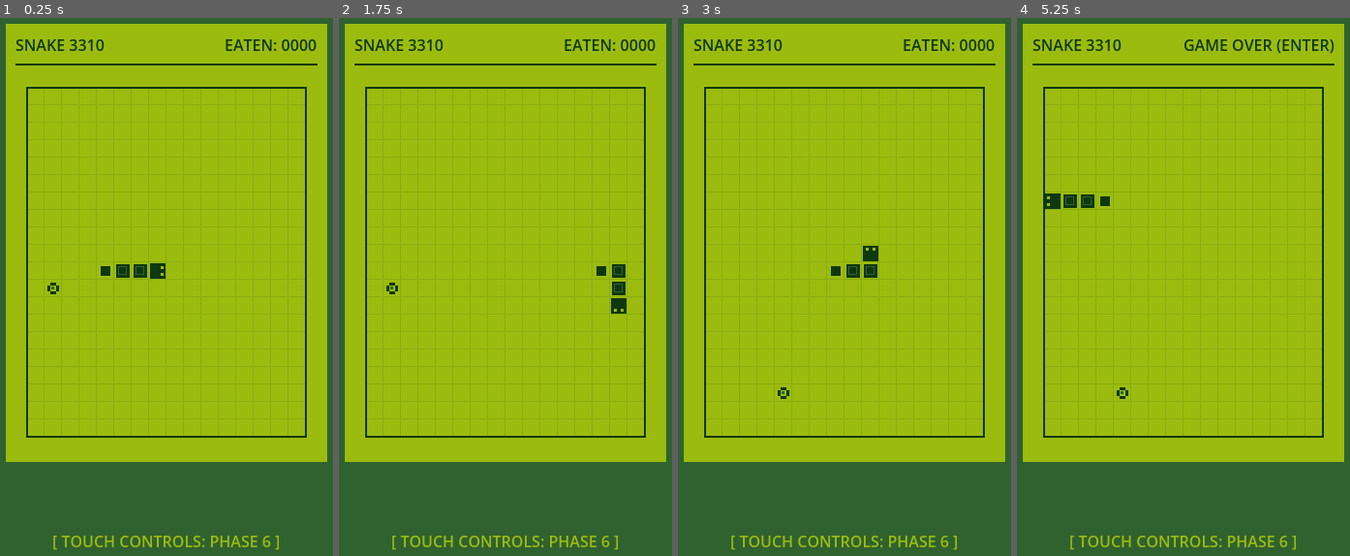
Above: before the commit, frames 1-4 (left to right).
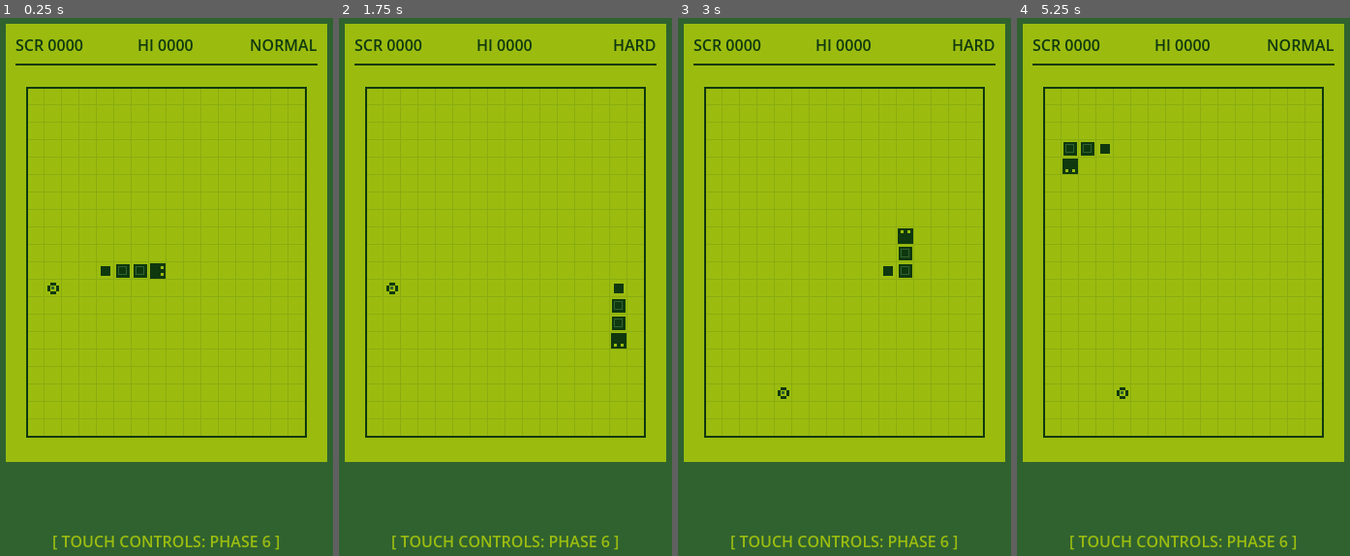
Above: after the commit, the same moments.

Repository: wiwiwinter/snake-3310-game
Game: Godot game, scene res://scenes/main/main.tscn
Two runs of this game, one before a commit and one after it. Both use one fixed random seed, a clock stepped at 60 frames per second and the inputs below.
Inputs:
- Up to frame 1 (0.25 s): no input
- Up to frame 2 (1.75 s): tap Enter (ui_accept) at 0.5, 0.77, 1.07, 1.52 s; hold Right (move_right) 0.53-1.28 s; tap 1 at 0.6 s; tap 2 at 0.8, 1.35 s; hold Down (move_down) from 1.28 s (still down); tap 3 at 1.55 s
- Up to frame 3 (3 s): tap Enter (ui_accept) at 1.82 s; release Down (move_down) at 2.03 s; hold Right (move_right) 2.03-2.78 s; tap 3 at 2.1 s; tap R at 2.3, 2.85 s; hold Up (move_up) from 2.78 s (still down)
- Up to frame 4 (5.25 s): tap Enter (ui_accept) at 3.02, 3.05, 3.32, 4.52, 4.82 s; release Up (move_up) at 3.53 s; hold Enter (ui_accept) 3.53-4.28 s; hold Left (move_left) 3.53-5.03 s; tap 1 at 3.8, 4.35 s; tap 2 at 4.55, 5.1 s; hold Down (move_down) from 5.03 s (still down)

The runs differ from the first frame. In frame 1, 0.9% of the frame differs, in the area x 7-96%, y 3-7%; in frame 2, 1.3%; in frame 3, 1.6%; in frame 4, 1.7%, in the area x 7-96%, y 3-36%.

Commit message:
feat(scoring): complete Phase 5 scoring, high-score persistence, and difficulty tiers

Diff:
--- a/scenes/game/game_scene.tscn
+++ b/scenes/game/game_scene.tscn
@@ -58,18 +58,29 @@
 
 [node name="HudBar" type="HBoxContainer" parent="SafeMargin/MainColumn/LcdFrame/LcdPadding/LcdLayout"]
 layout_mode = 2
-
-[node name="TitleLabel" type="Label" parent="SafeMargin/MainColumn/LcdFrame/LcdPadding/LcdLayout/HudBar"]
-layout_mode = 2
-size_flags_horizontal = 3
-theme_override_colors/font_color = Color(0.0588235, 0.219608, 0.0588235, 1)
-text = "SNAKE 3310"
+theme_override_constants/separation = 8
 
 [node name="ScoreLabel" type="Label" parent="SafeMargin/MainColumn/LcdFrame/LcdPadding/LcdLayout/HudBar"]
 unique_name_in_owner = true
 layout_mode = 2
+size_flags_horizontal = 3
 theme_override_colors/font_color = Color(0.0588235, 0.219608, 0.0588235, 1)
-text = "SCORE: 0000"
+text = "SCR 0000"
+
+[node name="HighScoreLabel" type="Label" parent="SafeMargin/MainColumn/LcdFrame/LcdPadding/LcdLayout/HudBar"]
+unique_name_in_owner = true
+layout_mode = 2
+size_flags_horizontal = 3
+theme_override_colors/font_color = Color(0.0588235, 0.219608, 0.0588235, 1)
+text = "HI 0000"
+horizontal_alignment = 1
+
+[node name="DifficultyLabel" type="Label" parent="SafeMargin/MainColumn/LcdFrame/LcdPadding/LcdLayout/HudBar"]
+unique_name_in_owner = true
+layout_mode = 2
+size_flags_horizontal = 3
+theme_override_colors/font_color = Color(0.0588235, 0.219608, 0.0588235, 1)
+text = "NORMAL"
 horizontal_alignment = 2
 
 [node name="HudDivider" type="ColorRect" parent="SafeMargin/MainColumn/LcdFrame/LcdPadding/LcdLayout"]
--- a/scripts/core/game_config.gd
+++ b/scripts/core/game_config.gd
@@ -14,8 +14,30 @@
 const CELL_SIZE: int = 18
 
 # Movement timing and input buffering
-const DEFAULT_MOVE_INTERVAL: float = 0.16
+const DEFAULT_MOVE_INTERVAL: float = 0.15
 const MAX_INPUT_QUEUE_SIZE: int = 2
+
+# Scoring & difficulty settings
+enum Difficulty {
+	EASY,
+	NORMAL,
+	HARD,
+}
+
+const POINTS_PER_FOOD: int = 10
+const SAVE_FILE_PATH: String = "user://snake3310_save.cfg"
+
+const DIFFICULTY_INTERVALS: Dictionary = {
+	Difficulty.EASY: 0.22,
+	Difficulty.NORMAL: 0.15,
+	Difficulty.HARD: 0.095,
+}
+
+const DIFFICULTY_NAMES: Dictionary = {
+	Difficulty.EASY: "EASY",
+	Difficulty.NORMAL: "NORMAL",
+	Difficulty.HARD: "HARD",
+}
 
 # Default initial placement for Phase 2 rendering & new game resets
 const INITIAL_SNAKE_CELLS: Array[Vector2i] = [
@@ -26,3 +48,11 @@
 ]
 const INITIAL_DIRECTION := Vector2i.RIGHT
 const INITIAL_FOOD_CELL := Vector2i(11, 10)
+
+
+static func get_move_interval(difficulty: Difficulty) -> float:
+	return float(DIFFICULTY_INTERVALS.get(difficulty, DEFAULT_MOVE_INTERVAL))
+
+
+static func get_difficulty_name(difficulty: Difficulty) -> String:
+	return str(DIFFICULTY_NAMES.get(difficulty, "NORMAL"))
--- a/scripts/gameplay/game_scene.gd
+++ b/scripts/gameplay/game_scene.gd
@@ -1,12 +1,15 @@
 class_name GameScene
 extends Control
-## Main game scene hosting the monochrome LCD frame, HUD strip, BoardRenderer, and gameplay loop.
+## Main game scene hosting the monochrome LCD frame, HUD strip, BoardRenderer, scoring, and gameplay loop.
 
 @onready var board_renderer: BoardRenderer = %BoardRenderer
 @onready var score_label: Label = %ScoreLabel
+@onready var high_score_label: Label = %HighScoreLabel
+@onready var difficulty_label: Label = %DifficultyLabel
 
 var grid: GridSystem
 var session: SnakeGameSession
+var score_manager: ScoreManager
 var move_interval: float = GameConfig.DEFAULT_MOVE_INTERVAL
 var _move_accumulator: float = 0.0
 
@@ -17,6 +20,8 @@
 		GameConfig.GRID_ROWS,
 		GameConfig.CELL_SIZE
 	)
+	score_manager = ScoreManager.new()
+	move_interval = score_manager.get_move_interval()
 	session = SnakeGameSession.new(grid, false)
 	board_renderer.set_grid(grid)
 	_sync_view()
@@ -25,6 +30,18 @@
 func _unhandled_input(event: InputEvent) -> void:
 	if session == null:
 		return
+
+	# shortcut: temporary 1/2/3 desktop keys to test difficulty speeds before Phase 6 Settings UI.
+	if event is InputEventKey and event.pressed and not event.echo:
+		if event.keycode == KEY_1:
+			set_difficulty(GameConfig.Difficulty.EASY)
+			return
+		elif event.keycode == KEY_2:
+			set_difficulty(GameConfig.Difficulty.NORMAL)
+			return
+		elif event.keycode == KEY_3:
+			set_difficulty(GameConfig.Difficulty.HARD)
+			return
 
 	if session.state == SnakeGameSession.State.GAME_OVER:
 		if event.is_action_pressed("ui_accept") or (event is InputEventKey and event.pressed and not event.echo and event.keycode == KEY_R):
@@ -50,6 +67,8 @@
 	while _move_accumulator >= move_interval:
 		_move_accumulator -= move_interval
 		var result: SnakeGameSession.TickResult = session.tick()
+		if result == SnakeGameSession.TickResult.ATE_FOOD or result == SnakeGameSession.TickResult.BOARD_CLEARED:
+			score_manager.add_points()
 		_sync_view(result)
 		if session.state != SnakeGameSession.State.PLAYING:
 			break
@@ -61,21 +80,31 @@
 	return session.request_direction(new_direction)
 
 
+func set_difficulty(new_difficulty: GameConfig.Difficulty) -> void:
+	if score_manager == null:
+		return
+	score_manager.set_difficulty(new_difficulty)
+	move_interval = score_manager.get_move_interval()
+	_sync_view()
+
+
 func restart_game() -> void:
 	_move_accumulator = 0.0
+	score_manager.reset_score()
 	session.reset(session.wrap_walls, true)
 	_sync_view()
 
 
 func _sync_view(last_result: SnakeGameSession.TickResult = SnakeGameSession.TickResult.NONE) -> void:
+	if session == null or score_manager == null or board_renderer == null:
+		return
 	board_renderer.set_snake_cells(session.snake.segments, session.snake.direction)
 	board_renderer.set_food_cell(session.food_cell)
 
+	high_score_label.text = "HI %04d" % score_manager.high_score
 	if session.state == SnakeGameSession.State.GAME_OVER:
-		if last_result == SnakeGameSession.TickResult.BOARD_CLEARED:
-			score_label.text = "YOU WIN! (ENTER)"
-		else:
-			score_label.text = "GAME OVER (ENTER)"
+		score_label.text = "SCR %04d" % score_manager.current_score
+		difficulty_label.text = "WIN! [R]" if last_result == SnakeGameSession.TickResult.BOARD_CLEARED else "OVER [R]"
 	else:
-		# shortcut: Phase 5 replaces raw food count with full scoring and high-score persistence.
-		score_label.text = "EATEN: %04d" % session.food_eaten
+		score_label.text = "SCR %04d" % score_manager.current_score
+		difficulty_label.text = GameConfig.get_difficulty_name(score_manager.difficulty)
--- /dev/null
+++ b/scripts/managers/score_manager.gd
@@ -0,0 +1,89 @@
+class_name ScoreManager
+extends RefCounted
+## Tracks current score, persistent high scores (overall and per-difficulty), and difficulty selection.
+
+const SECTION_SCORES: String = "scores"
+const SECTION_SETTINGS: String = "settings"
+
+var save_path: String
+var current_score: int = 0
+var high_score: int = 0
+var difficulty: GameConfig.Difficulty = GameConfig.Difficulty.NORMAL
+var _difficulty_high_scores: Dictionary = {
+	GameConfig.Difficulty.EASY: 0,
+	GameConfig.Difficulty.NORMAL: 0,
+	GameConfig.Difficulty.HARD: 0,
+}
+
+
+func _init(p_save_path: String = GameConfig.SAVE_FILE_PATH) -> void:
+	save_path = p_save_path
+	load_data()
+
+
+func reset_score() -> void:
+	current_score = 0
+
+
+func add_points(points: int = GameConfig.POINTS_PER_FOOD) -> bool:
+	if points <= 0:
+		return false
+
+	current_score += points
+	var is_new_record: bool = false
+
+	var diff_best: int = get_high_score_for(difficulty)
+	if current_score > diff_best:
+		_difficulty_high_scores[difficulty] = current_score
+		is_new_record = true
+
+	if current_score > high_score:
+		high_score = current_score
+		is_new_record = true
+
+	if is_new_record:
+		save_data()
+
+	return is_new_record
+
+
+func set_difficulty(new_difficulty: GameConfig.Difficulty) -> void:
+	if new_difficulty not in GameConfig.DIFFICULTY_INTERVALS:
+		return
+	difficulty = new_difficulty
+	save_data()
+
+
+func get_move_interval() -> float:
+	return GameConfig.get_move_interval(difficulty)
+
+
+func get_high_score_for(diff: GameConfig.Difficulty) -> int:
+	return int(_difficulty_high_scores.get(diff, 0))
+
+
+func save_data() -> Error:
+	var config := ConfigFile.new()
+	config.set_value(SECTION_SCORES, "high_score", high_score)
+	config.set_value(SECTION_SCORES, "easy_high", get_high_score_for(GameConfig.Difficulty.EASY))
+	config.set_value(SECTION_SCORES, "normal_high", get_high_score_for(GameConfig.Difficulty.NORMAL))
+	config.set_value(SECTION_SCORES, "hard_high", get_high_score_for(GameConfig.Difficulty.HARD))
+	config.set_value(SECTION_SETTINGS, "difficulty", int(difficulty))
+	return config.save(save_path)
+
+
+func load_data() -> void:
+	var config := ConfigFile.new()
+	if config.load(save_path) != OK:
+		return
+
+	high_score = maxi(0, int(config.get_value(SECTION_SCORES, "high_score", 0)))
+	_difficulty_high_scores[GameConfig.Difficulty.EASY] = maxi(0, int(config.get_value(SECTION_SCORES, "easy_high", 0)))
+	_difficulty_high_scores[GameConfig.Difficulty.NORMAL] = maxi(0, int(config.get_value(SECTION_SCORES, "normal_high", 0)))
+	_difficulty_high_scores[GameConfig.Difficulty.HARD] = maxi(0, int(config.get_value(SECTION_SCORES, "hard_high", 0)))
+
+	var saved_diff: int = int(config.get_value(SECTION_SETTINGS, "difficulty", int(GameConfig.Difficulty.NORMAL)))
+	if saved_diff in GameConfig.DIFFICULTY_INTERVALS:
+		difficulty = saved_diff as GameConfig.Difficulty
+	else:
+		difficulty = GameConfig.Difficulty.NORMAL
--- /dev/null
+++ b/tests/test_phase5_scoring.gd
@@ -0,0 +1,90 @@
+extends SceneTree
+## Automated headless tests for Phase 5 (scoring, high-score persistence, and difficulty speed tiers).
+
+const TEST_SAVE_PATH: String = "res://.godot/test_phase5_save.cfg"
+
+var _failures: int = 0
+
+
+func _init() -> void:
+	_cleanup_test_file()
+	_test_score_increment_and_reset()
+	_test_high_score_persistence_and_per_difficulty()
+	_test_corrupt_save_fallback()
+	_test_difficulty_speeds_and_scene_sync()
+	_cleanup_test_file()
+
+	if _failures == 0:
+		print("PASS: All Phase 5 scoring & difficulty tests succeeded.")
+		quit(0)
+	else:
+		printerr("FAIL: %d Phase 5 test(s) failed." % _failures)
+		quit(1)
+
+
+func _assert_true(condition: bool, message: String) -> void:
+	if not condition:
+		printerr("  [FAIL] " + message)
+		_failures += 1
+
+
+func _cleanup_test_file() -> void:
+	var abs_path: String = ProjectSettings.globalize_path(TEST_SAVE_PATH)
+	if FileAccess.file_exists(abs_path):
+		DirAccess.remove_absolute(abs_path)
+
+
+func _test_score_increment_and_reset() -> void:
+	_cleanup_test_file()
+	var mgr := ScoreManager.new(TEST_SAVE_PATH)
+	_assert_true(mgr.current_score == 0, "Initial score must be 0")
+	_assert_true(mgr.high_score == 0, "Initial high score must be 0")
+
+	_assert_true(mgr.add_points(), "First food should set a new high score")
+	_assert_true(mgr.current_score == GameConfig.POINTS_PER_FOOD, "Score should increment by POINTS_PER_FOOD")
+	_assert_true(mgr.high_score == GameConfig.POINTS_PER_FOOD, "High score should match current score")
+
+	mgr.reset_score()
+	_assert_true(mgr.current_score == 0, "Reset should zero current score")
+	_assert_true(mgr.high_score == GameConfig.POINTS_PER_FOOD, "Reset must preserve high score")
+
+
+func _test_high_score_persistence_and_per_difficulty() -> void:
+	_cleanup_test_file()
+	var mgr := ScoreManager.new(TEST_SAVE_PATH)
+	mgr.set_difficulty(GameConfig.Difficulty.HARD)
+	mgr.add_points(30)
+
+	# Reload from disk into a fresh ScoreManager instance.
+	var reloaded := ScoreManager.new(TEST_SAVE_PATH)
+	_assert_true(reloaded.high_score == 30, "Reloaded overall high_score must be 30")
+	_assert_true(reloaded.get_high_score_for(GameConfig.Difficulty.HARD) == 30, "Reloaded HARD high score must be 30")
+	_assert_true(reloaded.get_high_score_for(GameConfig.Difficulty.EASY) == 0, "EASY high score should remain 0")
+	_assert_true(reloaded.difficulty == GameConfig.Difficulty.HARD, "Saved difficulty HARD should persist")
+
+
+func _test_corrupt_save_fallback() -> void:
+	var abs_path: String = ProjectSettings.globalize_path(TEST_SAVE_PATH)
+	var f := FileAccess.open(abs_path, FileAccess.WRITE)
+	if f != null:
+		f.store_string("not valid config [[[ broken")
+		f.close()
+
+	var mgr := ScoreManager.new(TEST_SAVE_PATH)
+	_assert_true(mgr.high_score == 0, "Corrupt save should safely fall back to high_score=0")
+	_assert_true(mgr.difficulty == GameConfig.Difficulty.NORMAL, "Corrupt save should fall back to NORMAL")
+
+
+func _test_difficulty_speeds_and_scene_sync() -> void:
+	var easy_i: float = GameConfig.get_move_interval(GameConfig.Difficulty.EASY)
+	var normal_i: float = GameConfig.get_move_interval(GameConfig.Difficulty.NORMAL)
+	var hard_i: float = GameConfig.get_move_interval(GameConfig.Difficulty.HARD)
+	_assert_true(easy_i > normal_i and normal_i > hard_i, "Intervals must satisfy EASY > NORMAL > HARD")
+
+	var packed: PackedScene = load("res://scenes/game/game_scene.tscn")
+	var instance: GameScene = packed.instantiate() as GameScene
+	root.add_child(instance)
+	instance.score_manager = ScoreManager.new(TEST_SAVE_PATH)
+	instance.set_difficulty(GameConfig.Difficulty.HARD)
+	_assert_true(is_equal_approx(instance.move_interval, hard_i), "GameScene move_interval must match HARD speed")
+	instance.free()
Not shown, added: scripts/managers/score_manager.gd.uid
Not shown, added: tests/test_phase5_scoring.gd.uid
Not shown, changed: CHANGELOG.md
Not shown, changed: DEVELOPMENT_PLAN.md
Not shown, changed: GUIDE.md
